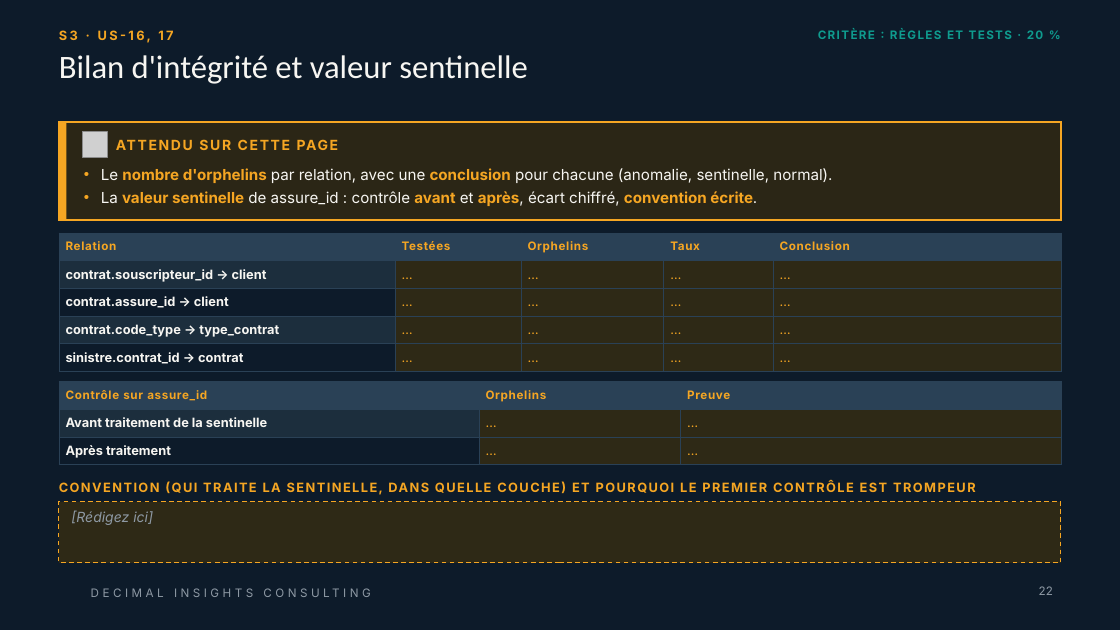
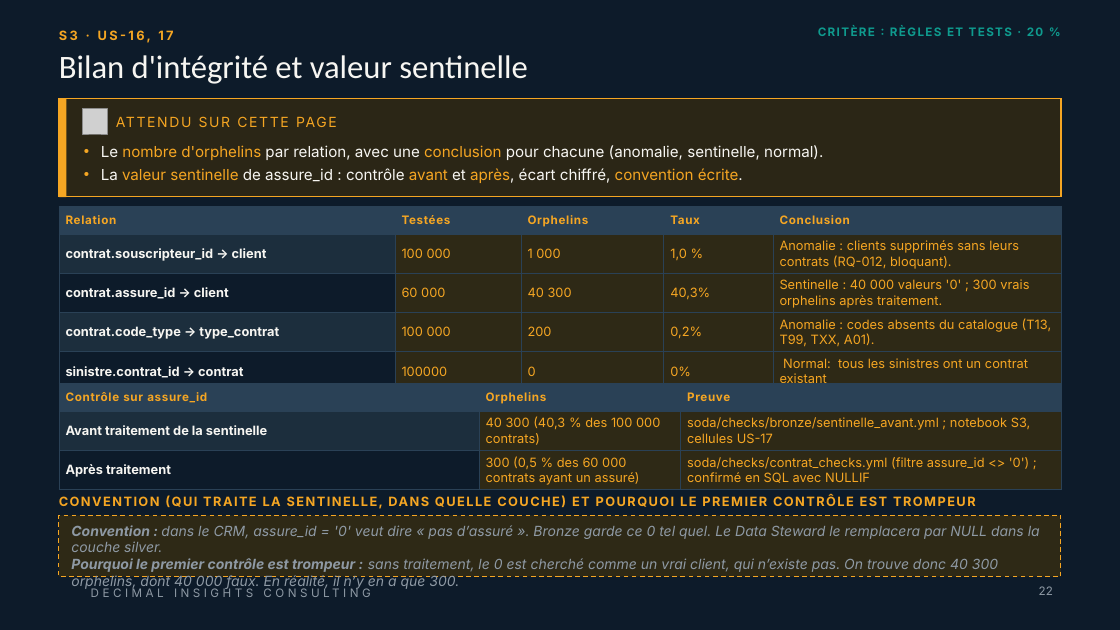
Before and after one commit to Samii05/td-qualite-g01, a slide deck: slide 22 of livrables/Livrable_Groupe_TD_AssurConnect.pptx. Drawn at 1120x630 pixels with LibreOffice and Linux fonts; fonts in the diff are those of the drawing; grey boxes stand for pictures; background and template pictures are left out. Boxes give left, top, right and bottom in pixels: in the first picture for what was removed or moved away, otherwise in the second. Text is boxed around its words. In the diff, an @@ line names an element or a change of style, - is before the commit and + after.

Commit message:
S3: orphelins par relation et sentinelle de assure_id, avant/après et convention (US-16, US-17)

```diff
--- a/livrables/Livrable_Groupe_TD_AssurConnect.pptx
+++ b/livrables/Livrable_Groupe_TD_AssurConnect.pptx
@@ 2 rectangles, 1 picture: place and size @@
-2 rectangles, 1 picture at bbox=[59, 122, 1061, 220]
+2 rectangles, 1 picture at bbox=[59, 98, 1061, 197]
@@ text "ATTENDU SUR CETTE PAGE" at bbox=[123, 394, 143, 401]: bold off @@
@@ text "Le nombre d'orphelins par relation, ...": place and size @@
-text "Le nombre d'orphelins par relation, ..." at bbox=[101, 168, 832, 206]
+text "Le nombre d'orphelins par relation, ..." at bbox=[101, 145, 823, 183]
@@ text "Le nombre d'orphelins par relation, ..." at bbox=[101, 145, 823, 183]: bold off in "nombre d'orphelins conclusion", "valeur sentinelle avant après, convention écrite." @@
@@ table at bbox=[59, 207, 1061, 391] @@
-row 2: contrat.souscripteur_id → client | … | … | … | …
+row 2: contrat.souscripteur_id → client | 100 000 | 1 000 | 1,0 % | Anomalie : clients supprimés sans leurs contrats (RQ-012, bloquant).
-row 3: contrat.assure_id → client | … | … | … | …
+row 3: contrat.assure_id → client | 60 000 | 40 300 | 40,3% | Sentinelle : 40 000 valeurs '0' ; 300 vrais orphelins après traitement.
-row 4: contrat.code_type → type_contrat | … | … | … | …
+row 4: contrat.code_type → type_contrat | 100 000 | 200 | 0,2% | Anomalie : codes absents du catalogue (T13, T99, TXX, A01).
-row 5: sinistre.contrat_id → contrat | … | … | … | …
+row 5: sinistre.contrat_id → contrat | 100000 | 0 | 0% | Normal: tous les sinistres ont un contrat existant
@@ table: place and size @@
-table at bbox=[59, 233, 1061, 371]
+table at bbox=[59, 207, 1061, 391]
@@ table at bbox=[59, 383, 1061, 489] @@
-row 2, column 2: …
+row 2, column 2: 40 300 (40,3 % des 100 000 contrats)
-row 2, column 3: …
+row 2, column 3: soda/checks/bronze/sentinelle_avant.yml ; notebook S3, cellules US-17
-row 3, column 2: …
+row 3, column 2: 300 (0,5 % des 60 000 contrats ayant un assuré)
-row 3, column 3: …
+row 3, column 3: soda/checks/contrat_checks.yml (filtre assure_id <> '0') ; confirmé en SQL avec NULLIF
@@ text "CONVENTION (QUI TRAITE LA SENTINELLE, ..." rewrapped from bbox=[192, 417, 267, 427] to bbox=[71, 425, 355, 572] @@
@@ rectangle "Convention : dans le CRM, ...": place and size @@
-rectangle "Convention : dans le CRM, ..." at bbox=[59, 502, 1061, 563]
+rectangle "Convention : dans le CRM, ..." at bbox=[59, 516, 1061, 577]
@@ text in rectangle at bbox=[71, 525, 1040, 590]: text changed @@
-[Rédigez ici]
+Convention : dans le CRM, assure_id = '0' veut dire « pas d’assuré ». Bronze garde ce 0 tel quel. Le Data Steward le remplacera par NULL dans la couche silver.
+Pourquoi le premier contrôle est trompeur : sans traitement, le 0 est cherché comme un vrai client, qui n’existe pas. On trouve donc 40 300 orphelins, dont 40 000 faux. En réalité, il n’y en a que 300.
```
Also in this commit, not shown: 2 other files.
